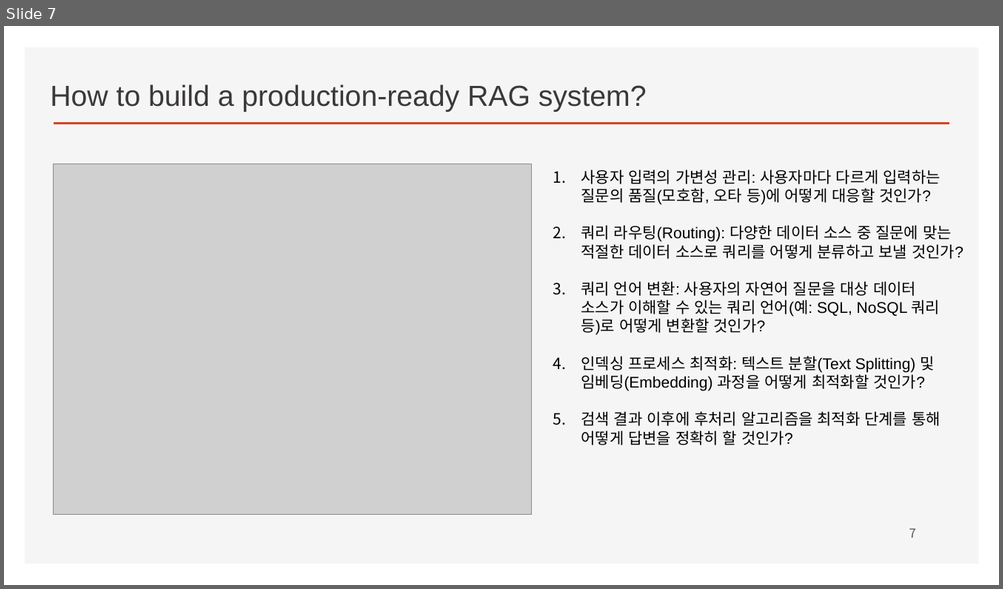
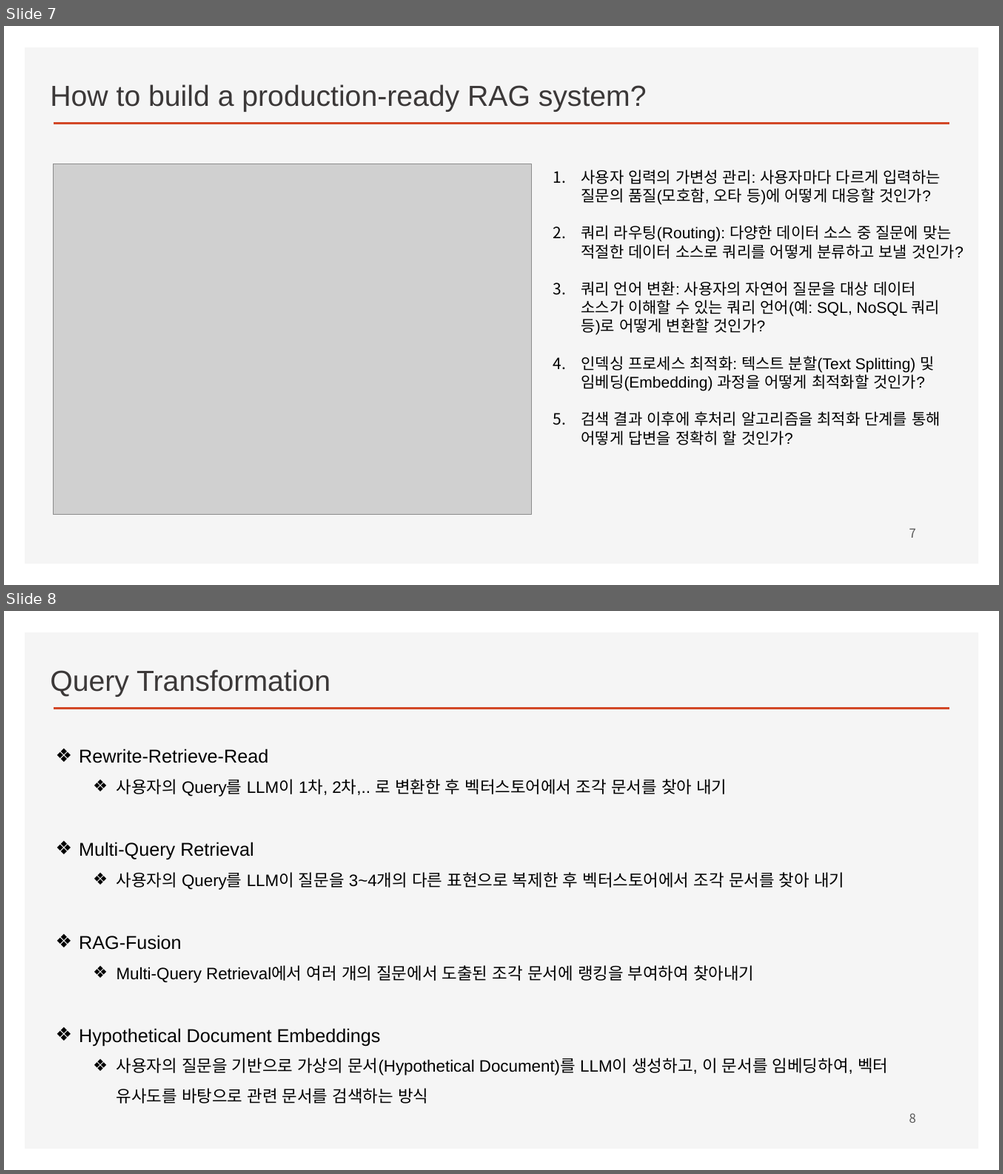
Before and after one commit to ancestor9/2026_Fall_Learning-Langchain-AI-Agent, a slide deck: CHAPTER 3 RAG Part II_Chatting with Your Data.pptx. Shown one above the other, each under a label of ours: slide 7 before the commit, slides 7 and 8 after it. The pictures are 1003x589 and 1003x1174 pixels, drawn with LibreOffice and Linux fonts; fonts in the diff are those of the drawing; grey boxes stand for pictures; background and template pictures are left out. Boxes give left, top, right and bottom in pixels: in the first picture for what was removed or moved away, otherwise in the second. Text is boxed around its words. In the diff, an @@ line names an element or a change of style, - is before the commit and + after.

```diff
--- a/CHAPTER 3 RAG Part II_Chatting with Your Data.pptx
+++ b/CHAPTER 3 RAG Part II_Chatting with Your Data.pptx
@@ slide 8 added at [4, 611, 999, 1170], background #FFFFFF; not listed: 2 template elements that a slide beside it also shows @@
@@ text added at [50, 669, 330, 697], 28 pt, text #3B3838 @@
+Query Transformation
@@ text added at [79, 749, 888, 1104], 16 pt, text #000000 @@
+❖ Rewrite-Retrieve-Read
+  ❖ 사용자의 Query를 LLM이 1차, 2차,.. 로 변환한 후 벡터스토어에서 조각 문서를 찾아 내기
+❖ Multi-Query Retrieval
+  ❖ 사용자의 Query를 LLM이 질문을 3~4개의 다른 표현으로 복제한 후 벡터스토어에서 조각 문서를 찾아 내기
+❖ RAG-Fusion
+  ❖ Multi-Query Retrieval에서 여러 개의 질문에서 도출된 조각 문서에 랭킹을 부여하여 찾아내기
+❖ Hypothetical Document Embeddings
+  ❖ 사용자의 질문을 기반으로 가상의 문서(Hypothetical Document)를 LLM이 생성하고, 이 문서를 임베딩하여, 벡터 유사도를 바탕으로 관련 문서를 검색하는 방식
@@ page number added at [909, 1113, 916, 1123], 12 pt, text #595959 @@
+8
```
Also in this commit, not shown: 2 other slides added.
